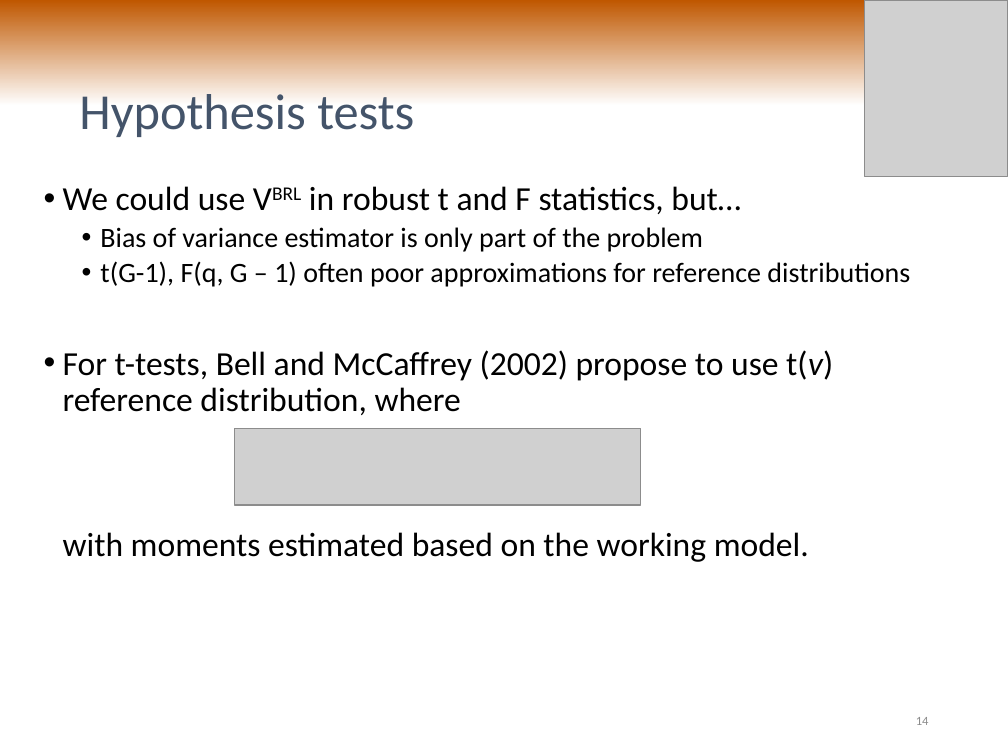
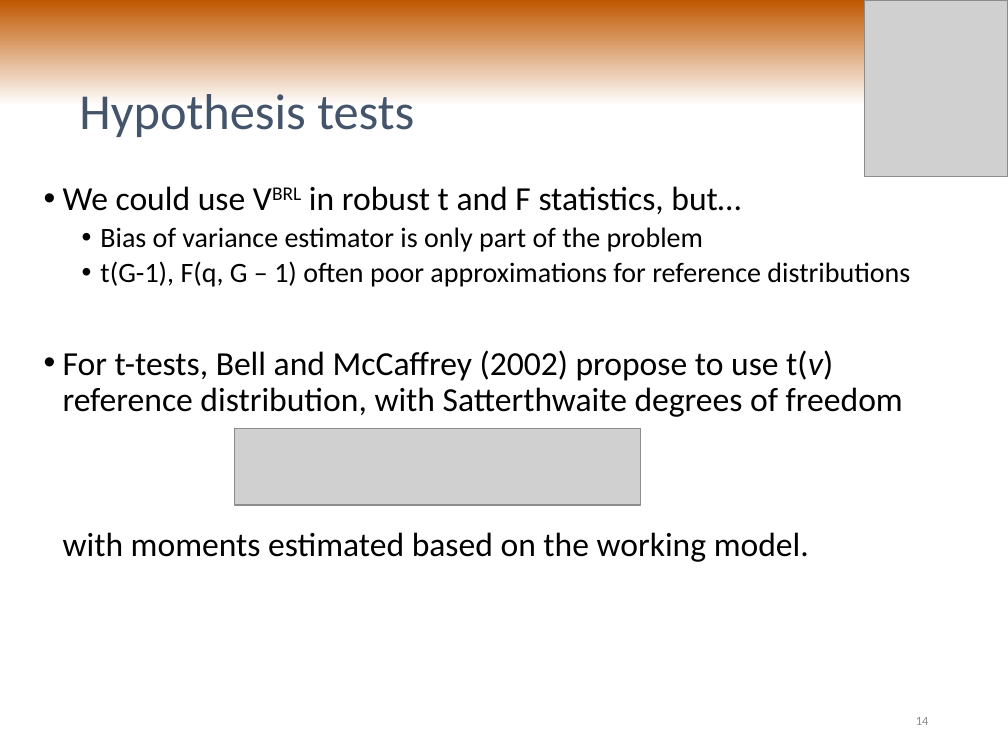
Before and after one commit to jepusto/clubSandwich, a slide deck: slide 14 of paper_ClusterRobustTesting/PRC_talk_20160218.pptx. Drawn at 1008x756 pixels with LibreOffice and Linux fonts; fonts in the diff are those of the drawing; grey boxes stand for pictures. Boxes give left, top, right and bottom in pixels: in the first picture for what was removed or moved away, otherwise in the second. Text is boxed around its words. In the diff, an @@ line names an element or a change of style, - is before the commit and + after.

```diff
--- a/paper_ClusterRobustTesting/PRC_talk_20160218.pptx
+++ b/paper_ClusterRobustTesting/PRC_talk_20160218.pptx
@@ text at [63,350,903,562]: text changed @@
-• For t-tests, Bell and McCaffrey (2002) propose to use t(v) reference distribution, where
-  with moments estimated based on the working model.
+• For t-tests, Bell and McCaffrey (2002) propose to use t(v) reference distribution, with Satterthwaite degrees of freedom
+  with moments estimated based on the working model.
```
Also in this commit, not shown: 9 other slides changed, 3 slides added, 2 slides removed, 2 other files.
